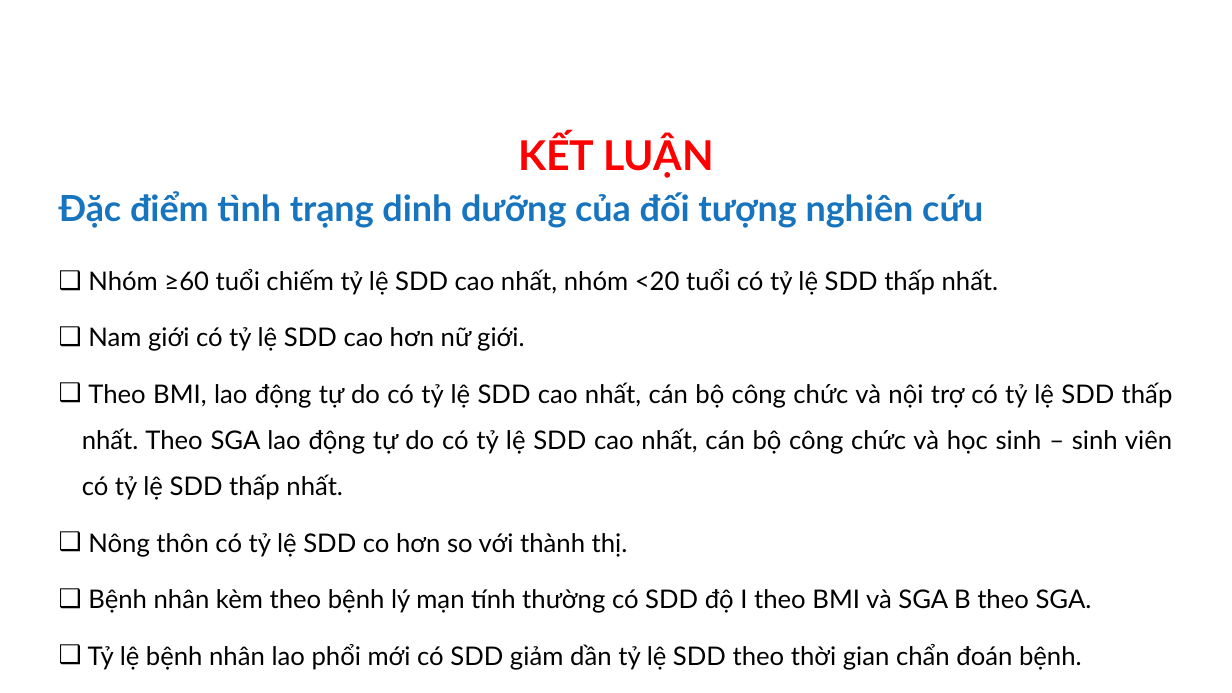
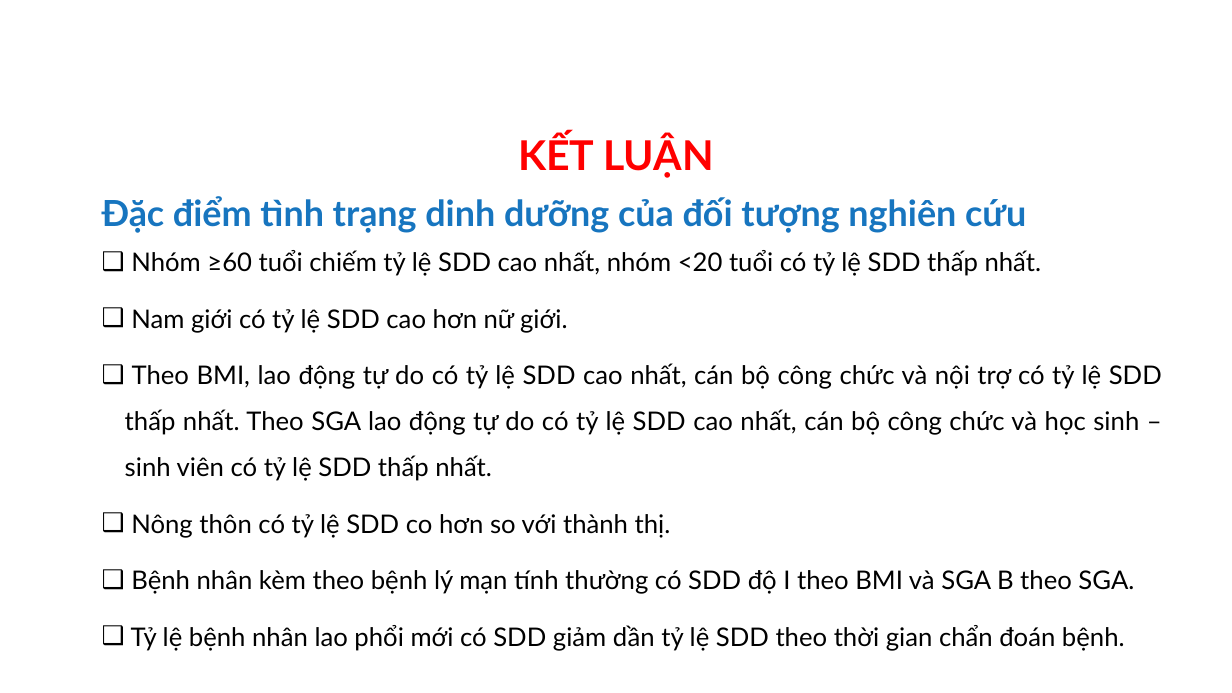
Before and after one commit to MedPocket/HPMUGraduation-thesis, a slide deck: slide 50 of Thuc-trang-va-mot-so-yeu-to-lien-quan-dinh-duong-BN-lao-phoi_Nhat-Nguyen.pptx (slide 49 before the commit). Drawn at 1232x693 pixels with LibreOffice and Linux fonts; fonts in the diff are those of the drawing; background and template pictures are left out. Boxes give left, top, right and bottom in pixels: in the first picture for what was removed or moved away, otherwise in the second. Text is boxed around its words. In the diff, an @@ line names an element or a change of style, - is before the commit and + after.

```diff
--- a/Thuc-trang-va-mot-so-yeu-to-lien-quan-dinh-duong-BN-lao-phoi_Nhat-Nguyen.pptx
+++ b/Thuc-trang-va-mot-so-yeu-to-lien-quan-dinh-duong-BN-lao-phoi_Nhat-Nguyen.pptx
@@ text "Đặc điểm tình trạng dinh ...": place and size @@
-text "Đặc điểm tình trạng dinh ..." at <box>59,191,983,228</box>
+text "Đặc điểm tình trạng dinh ..." at <box>102,196,1026,233</box>
@@ text "Nhóm ≥60 tuổi chiếm tỷ ..." rewrapped from <box>82,269,1173,670</box> to <box>125,250,1162,651</box> @@
```
Also in this commit, not shown: 34 other slides changed, 8 slides added, 7 slides removed.
